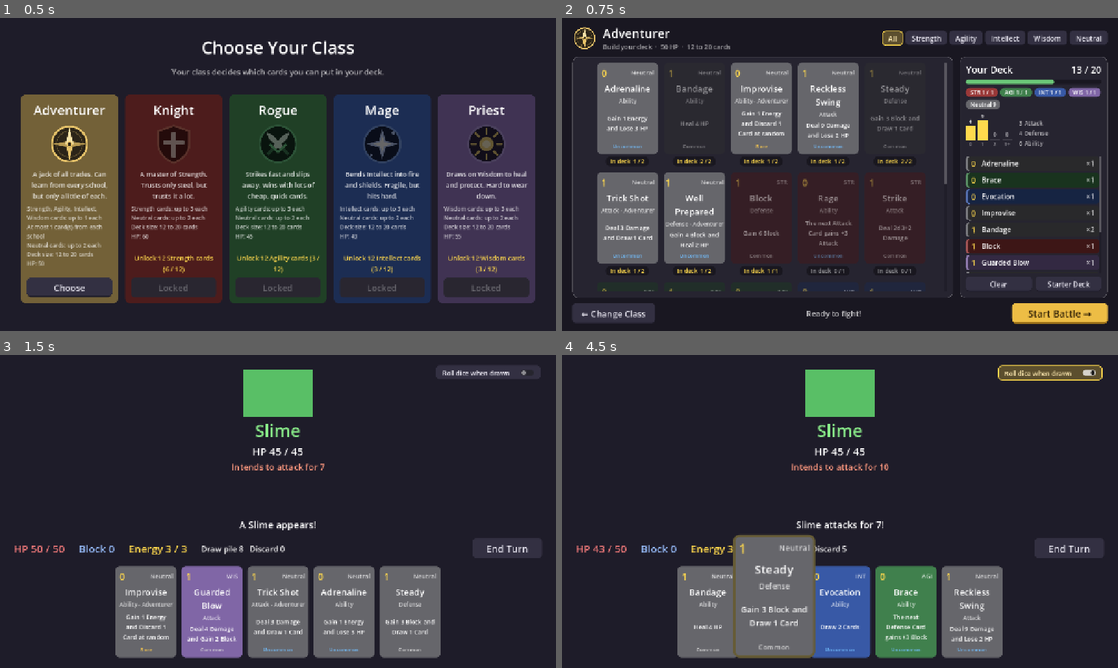
Above: before the commit, frames 1-4 (two rows, left to right).
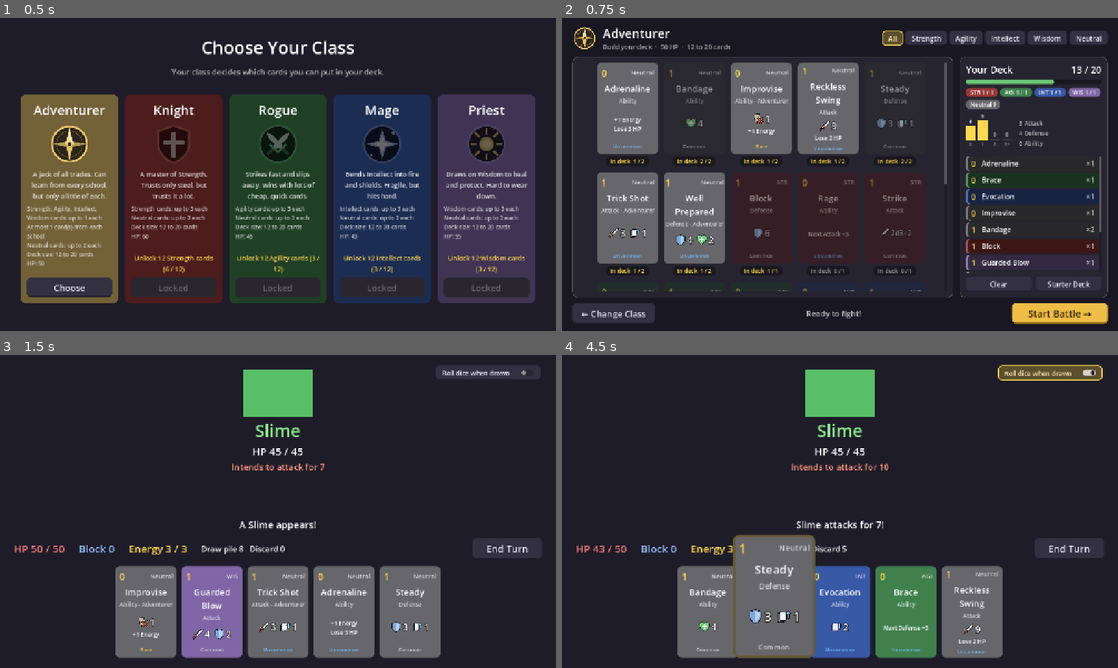
Above: after the commit, the same moments.

Repository: DustyOBrien/card-game
Game: Godot game, scene res://scenes/character_select.tscn
Two runs of this game, one before a commit and one after it. Both use one fixed random seed, a clock stepped at 60 frames per second and the inputs below.
Inputs (mouse positions are in pixels of both pictures, inside the frame that each line leads up to):
- Up to frame 1 (0.5 s): no input
- Up to frame 2 (0.75 s): click "Choose" at 0.5 s
- Up to frame 3 (1.5 s): click "Start Battle →" at 1.25 s
- Up to frame 4 (4.5 s): click "End Turn" at 2 s; click "Roll dice when drawn" at 2.75 s; click (706, 611) at 3.5 s; click (773, 611) at 4.27 s

Frame 1 is identical in both runs. In frame 2, 2.0% of the frame differs, in the area x 7-65%, y 16-74%; in frame 3, 1.1%; in frame 4, 1.3%.

Commit message:
Show effect symbols on cards instead of rules text
Attack, Block, Draw, Discard and Heal are shown as an icon with a number.
Effects without a symbol (bonuses, energy, lose HP) keep a short line of text.

Co-Authored-By: Claude Opus 5.5 (1M context) <noreply@anthropic.com>
Claude-Session: https://claude.ai/code/session_01CUVK6GvsHNmAo5aDb8Qykf

Diff:
--- /dev/null
+++ b/icons/attack.svg
@@ -0,0 +1,8 @@
+<svg xmlns="http://www.w3.org/2000/svg" width="64" height="64" viewBox="0 0 64 64">
+  <!-- Attack: a sword. -->
+  <g stroke="#1a1010" stroke-width="3" stroke-linejoin="round">
+    <polygon points="50,6 58,6 58,14 26,46 18,38" fill="#e9eef2"/>
+    <rect x="9" y="37" width="20" height="7" rx="2" transform="rotate(45 19 40)" fill="#e0a640"/>
+    <rect x="6" y="46" width="8" height="14" rx="2" transform="rotate(45 10 53)" fill="#8a4a2a"/>
+  </g>
+</svg>
--- /dev/null
+++ b/icons/block.svg
@@ -0,0 +1,6 @@
+<svg xmlns="http://www.w3.org/2000/svg" width="64" height="64" viewBox="0 0 64 64">
+  <!-- Block: a shield. -->
+  <path d="M32 4 L56 12 L56 30 C56 46 46 56 32 61 C18 56 8 46 8 30 L8 12 Z"
+        fill="#7fa8d8" stroke="#10151c" stroke-width="3" stroke-linejoin="round"/>
+  <path d="M32 11 L49 17 L49 30 C49 42 42 50 32 54 Z" fill="#b9d3f0"/>
+</svg>
--- /dev/null
+++ b/icons/discard.svg
@@ -0,0 +1,9 @@
+<svg xmlns="http://www.w3.org/2000/svg" width="64" height="64" viewBox="0 0 64 64">
+  <!-- Discard: a card with a cross over it. -->
+  <rect x="12" y="6" width="30" height="44" rx="4" transform="rotate(-12 27 28)"
+        fill="#c9b8a0" stroke="#10151c" stroke-width="3"/>
+  <g stroke-linecap="round">
+    <path d="M30 30 L56 56 M56 30 L30 56" stroke="#10151c" stroke-width="12"/>
+    <path d="M30 30 L56 56 M56 30 L30 56" stroke="#e8604a" stroke-width="6"/>
+  </g>
+</svg>
--- /dev/null
+++ b/icons/draw.svg
@@ -0,0 +1,8 @@
+<svg xmlns="http://www.w3.org/2000/svg" width="64" height="64" viewBox="0 0 64 64">
+  <!-- Draw: a card with an arrow coming out of the deck. -->
+  <g stroke="#10151c" stroke-width="3" stroke-linejoin="round">
+    <rect x="6" y="18" width="26" height="38" rx="4" fill="#8a96a8"/>
+    <rect x="14" y="12" width="26" height="38" rx="4" fill="#f2f4f7"/>
+    <path d="M44 40 L44 22 L38 22 L49 8 L60 22 L54 22 L54 40 Z" fill="#7fd3f0"/>
+  </g>
+</svg>
--- /dev/null
+++ b/icons/heal.svg
@@ -0,0 +1,6 @@
+<svg xmlns="http://www.w3.org/2000/svg" width="64" height="64" viewBox="0 0 64 64">
+  <!-- Heal: a heart with a plus. -->
+  <path d="M32 58 C10 42 4 30 4 20 C4 11 11 5 19 5 C25 5 30 9 32 13 C34 9 39 5 45 5 C53 5 60 11 60 20 C60 30 54 42 32 58 Z"
+        fill="#6cd27a" stroke="#0f1c12" stroke-width="3" stroke-linejoin="round"/>
+  <path d="M32 18 L32 40 M21 29 L43 29" stroke="#ffffff" stroke-width="7" stroke-linecap="round"/>
+</svg>
--- a/scenes/card.tscn
+++ b/scenes/card.tscn
@@ -90,14 +90,27 @@
 text = "Attack"
 horizontal_alignment = 1
 
-[node name="EffectLabel" type="Label" parent="Margin/VBox"]
+[node name="EffectBox" type="VBoxContainer" parent="Margin/VBox"]
+layout_mode = 2
+size_flags_vertical = 3
+mouse_filter = 2
+theme_override_constants/separation = 4
+alignment = 1
+
+[node name="IconRow" type="HFlowContainer" parent="Margin/VBox/EffectBox"]
 unique_name_in_owner = true
 layout_mode = 2
-size_flags_vertical = 3
-theme_override_font_sizes/font_size = 14
-text = "Does something."
+mouse_filter = 2
+theme_override_constants/h_separation = 8
+theme_override_constants/v_separation = 4
+alignment = 1
+
+[node name="EffectLabel" type="Label" parent="Margin/VBox/EffectBox"]
+unique_name_in_owner = true
+layout_mode = 2
+theme_override_font_sizes/font_size = 13
+text = "Next Attack +3"
 horizontal_alignment = 1
-vertical_alignment = 1
 autowrap_mode = 3
 
 [node name="RollLabel" type="Label" parent="Margin/VBox"]
--- a/scripts/card.gd
+++ b/scripts/card.gd
@@ -17,6 +17,17 @@
 const PREVIEW_SCALE := 0.8  # The dragged card is a bit smaller, so it hides less of the screen.
 const HOVER_SCALE := 1.35  # How big a card in your hand gets when you point at it.
 const HOVER_TIME := 0.1  # Seconds the zoom takes.
+const ICON_SIZE := 26  # Width and height of an effect symbol, in pixels.
+
+# The symbols shown on cards instead of rules text.
+# preload() loads a file once, when this script loads (the path must be fixed text).
+const ICONS := {
+	"attack": preload("res://icons/attack.svg"),
+	"block": preload("res://icons/block.svg"),
+	"draw": preload("res://icons/draw.svg"),
+	"discard": preload("res://icons/discard.svg"),
+	"heal": preload("res://icons/heal.svg"),
+}
 
 var card_data: CardData
 var draggable := false  # true in battle: drag to play instead of clicking.
@@ -32,7 +43,8 @@
 @onready var school_label: Label = %SchoolLabel
 @onready var name_label: Label = %NameLabel
 @onready var type_label: Label = %TypeLabel
-@onready var effect_label: Label = %EffectLabel
+@onready var icon_row: HFlowContainer = %IconRow  # Symbol + number for each effect.
+@onready var effect_label: Label = %EffectLabel  # Text for effects with no symbol.
 @onready var rarity_label: Label = %RarityLabel
 @onready var roll_label: Label = %RollLabel  # Shows a dice card's roll, when it has one.
 
@@ -54,12 +66,61 @@
 	if data.is_class_card():
 		# e.g. "Attack - Knight", so you can see who's allowed to use it.
 		type_label.text += " - " + ", ".join(data.class_only)
-	effect_label.text = data.effect
+	show_effects(data)
 	rarity_label.text = data.get_rarity_text()
 	rarity_label.add_theme_color_override("font_color", CardData.RARITY_COLORS[data.rarity])
 	# self_modulate tints only the card background, not the text on it.
 	self_modulate = data.color
 	show_roll()
+
+
+# Instead of a sentence like "Deal 4 Damage and Gain 2 Block", show a symbol
+# with a number for each effect: [sword] 4  [shield] 2. Much quicker to read.
+func show_effects(data: CardData) -> void:
+	for child in icon_row.get_children():
+		child.queue_free()
+	if data.has_dice():
+		add_icon("attack", data.dice)  # e.g. [sword] 2d3+2
+	elif data.damage > 0:
+		add_icon("attack", str(data.damage))
+	if data.block > 0:
+		add_icon("block", str(data.block))
+	if data.draw > 0:
+		add_icon("draw", str(data.draw))
+	if data.discard > 0:
+		add_icon("discard", str(data.discard))
+	if data.heal > 0:
+		add_icon("heal", str(data.heal))
+	# Anything without a symbol (Rage, Energy...) still gets a few words.
+	effect_label.text = data.get_extra_text()
+	effect_label.visible = not effect_label.text.is_empty()
+
+
+# One symbol with its number next to it, built in code.
+func add_icon(icon_name: String, amount: String) -> void:
+	var chip := HBoxContainer.new()
+	chip.add_theme_constant_override("separation", 2)
+	chip.mouse_filter = Control.MOUSE_FILTER_IGNORE  # Let the card get the mouse.
+
+	var icon := TextureRect.new()
+	icon.texture = ICONS[icon_name]
+	icon.custom_minimum_size = Vector2(ICON_SIZE, ICON_SIZE)
+	icon.expand_mode = TextureRect.EXPAND_IGNORE_SIZE  # Shrink the 64px image to ICON_SIZE.
+	icon.stretch_mode = TextureRect.STRETCH_KEEP_ASPECT_CENTERED
+	icon.mouse_filter = Control.MOUSE_FILTER_IGNORE
+	chip.add_child(icon)
+
+	var label := Label.new()
+	label.text = amount
+	# Dice text like "2d6+1" is longer, so it's a bit smaller.
+	label.add_theme_font_size_override("font_size", 16 if amount.contains("d") else 22)
+	# A dark outline keeps the number readable on every card colour.
+	label.add_theme_color_override("font_outline_color", Color.BLACK)
+	label.add_theme_constant_override("outline_size", 5)
+	label.mouse_filter = Control.MOUSE_FILTER_IGNORE
+	chip.add_child(label)
+
+	icon_row.add_child(chip)
 
 
 # Dice cards that already rolled (when "roll on draw" is on) show the number
--- a/scripts/card_data.gd
+++ b/scripts/card_data.gd
@@ -106,6 +106,24 @@
 	return damage > 0 or has_dice()
 
 
+# Effects that have no symbol on the card get a short line of text instead,
+# e.g. "Next Attack +3" or "Lose 2 HP". (Attack, Block, Draw, Discard and Heal
+# are shown as symbols by card.gd.)
+func get_extra_text() -> String:
+	var lines: Array[String] = []
+	if next_attack_bonus > 0:
+		lines.append("Next Attack +%d" % next_attack_bonus)
+	if next_defense_bonus > 0:
+		lines.append("Next Defense +%d" % next_defense_bonus)
+	if energy > 0:
+		lines.append("+%d Energy" % energy)
+	if draw_if_full_hp > 0:
+		lines.append("Full HP: Draw %d" % draw_if_full_hp)
+	if lose_hp > 0:
+		lines.append("Lose %d HP" % lose_hp)
+	return "\n".join(lines)
+
+
 # "Common", "Uncommon" or "Rare".
 func get_rarity_text() -> String:
 	return Rarity.keys()[rarity].capitalize()  # keys() gives ["COMMON", "UNCOMMON", "RARE"].
Binary file added: docs/card_icons_battle.png
Binary file added: docs/card_icons_battle2.png
Binary file added: docs/card_icons_deck_builder.png
Not shown, added: icons/attack.svg.import
Not shown, added: icons/block.svg.import
Not shown, added: icons/discard.svg.import
Not shown, added: icons/draw.svg.import
Not shown, added: icons/heal.svg.import
Not shown, changed: README.md
